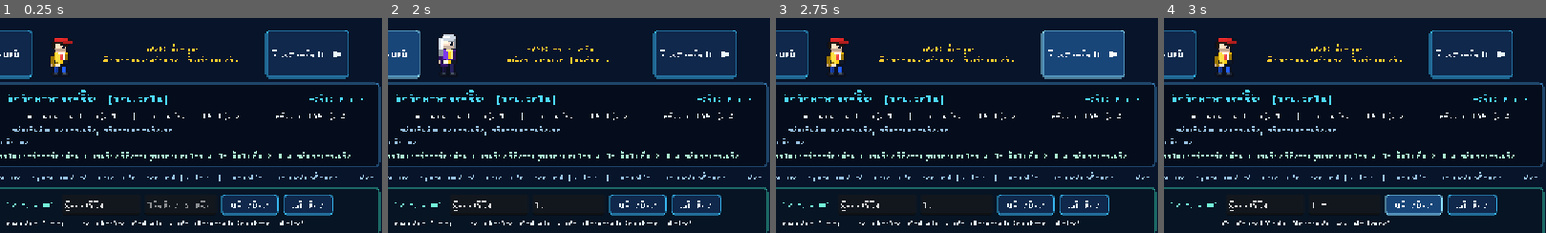
Above: before the commit, frames 1-4 (left to right).
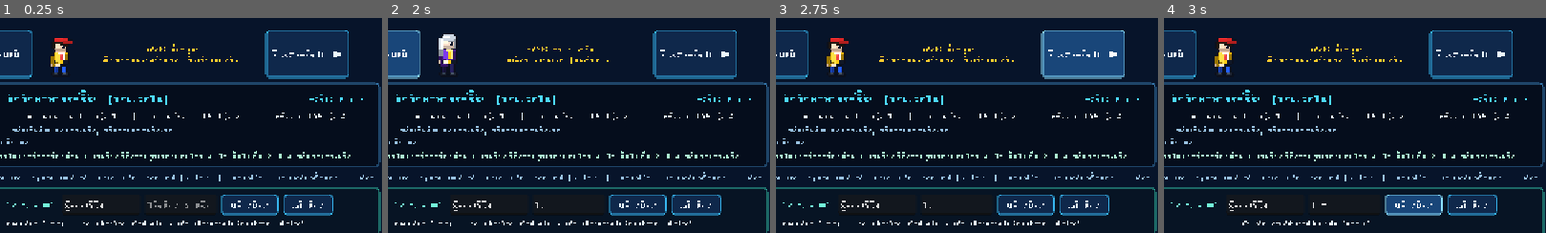
Above: after the commit, the same moments.

Repository: dinokxrn/star-stream-survivor
Game: Godot game, scene res://scenes/Main.tscn
The game is run twice, just before and just after one commit, with the same random seed, the same clock (stepped at 60 frames per second) and the same inputs.
Inputs (mouse positions are % of the whole screen's width and height, from its top left):
- Up to frame 1 (0.25 s): no input
- Up to frame 2 (2 s): click (55, 61) at 0.52 s; type "12" at 0.6 s; click "◀ ตัวละครก่อนหน้า" at 1.25 s
- Up to frame 3 (2.75 s): click "ตัวละครถัดไป ▶" at 2 s
- Up to frame 4 (3 s): click "สร้างห้อง" at 2.75 s
The pictures show only the part of the screen within x 31-81%, y 18-68%; the shares and areas given below are measured in that part.

Frames 1-3 are identical in both runs. In frame 4, 0.3% of the frame differs, in the area x 15-59%, y 94-97%.

Commit message:
Remove probability HP drain; add dramatic Apocalypse Dragon cinematic intro cutscene

Diff:
--- a/godot_project/scripts/autoload/GameState.gd
+++ b/godot_project/scripts/autoload/GameState.gd
@@ -430,7 +430,7 @@
 
 
 func is_apocalypse_dragon_triggered(stage_num: int) -> bool:
-	if get_probability_overflow(stage_num) >= 5:
+	if get_probability_overflow(stage_num) >= 1:
 		return true
 	if coins > _coin_audit_cap + 300 or coins >= 12000:
 		return true
--- a/godot_project/scripts/ui/ModalsController.gd
+++ b/godot_project/scripts/ui/ModalsController.gd
@@ -223,13 +223,13 @@
 	var lv_over := GameState.get_probability_overflow(ScenarioManager.current_stage)
 	var prob_lbl := Label.new()
 	if lv_over > 0:
-		prob_lbl.text = "⚡ ระดับพลังรวม: Lv.%d / เพดานบทละครที่ %d: Lv.%d  —  เกินเพดาน (+%d)! พายุความเป็นไปได้กำลังลงโทษ (ขยับไม่ได้ + เลือดลดต่อเนื่อง)!" % [lv_now, ScenarioManager.current_stage, lv_cap, lv_over]
-		prob_lbl.add_theme_color_override("font_color", Color(1.0, 0.32, 0.65))
+		prob_lbl.text = "🐉 ระดับพลังรวม: Lv.%d / เพดานบทละครที่ %d: Lv.%d  —  เกินเพดานแล้ว! 'มังกรแห่งวันสิ้นโลก' กำลังตื่นขึ้น!" % [lv_now, ScenarioManager.current_stage, lv_cap]
+		prob_lbl.add_theme_color_override("font_color", Color(1.0, 0.25, 0.35))
 	elif lv_now == lv_cap:
-		prob_lbl.text = "⚠ ระดับพลังรวม: Lv.%d / เพดานบทละครที่ %d: Lv.%d  —  ถึงเพดานแล้ว! อัปเกินจะโดนบทลงโทษแห่งความเป็นไปได้" % [lv_now, ScenarioManager.current_stage, lv_cap]
+		prob_lbl.text = "⚠ ระดับพลังรวม: Lv.%d / เพดานบทละครที่ %d: Lv.%d  —  ถึงเพดานแล้ว! หากอัปเกิน 'มังกรแห่งวันสิ้นโลก' จะออกมาพิพากษาทันที" % [lv_now, ScenarioManager.current_stage, lv_cap]
 		prob_lbl.add_theme_color_override("font_color", Color(1.0, 0.80, 0.25))
 	else:
-		prob_lbl.text = "ระดับพลังรวม: Lv.%d / เพดานความเป็นไปได้บทละครที่ %d: Lv.%d (อัปเพิ่มได้อีก %d Lv อย่างปลอดภัย)" % [lv_now, ScenarioManager.current_stage, lv_cap, lv_cap - lv_now]
+		prob_lbl.text = "ระดับพลังรวม: Lv.%d / เพดานบทละครที่ %d: Lv.%d (อัปเพิ่มได้อีก %d Lv ก่อนมังกรแห่งวันสิ้นโลกจะตื่น)" % [lv_now, ScenarioManager.current_stage, lv_cap, lv_cap - lv_now]
 		prob_lbl.add_theme_color_override("font_color", Color(0.58, 0.92, 1.0))
 	prob_lbl.autowrap_mode = TextServer.AUTOWRAP_WORD_SMART
 	prob_lbl.add_theme_font_size_override("font_size", 14)
--- a/godot_project/scripts/world/SubwayStage.gd
+++ b/godot_project/scripts/world/SubwayStage.gd
@@ -49,17 +49,15 @@
 var _net_player_tick: float = 0.0
 var _net_enemy_tick: float = 0.0
 
-# Probability Storm Penalty (exceeding scenario level cap)
-var _prob_drain_tick: float = 0.0
-var _prob_bind_cd: float = 4.0
-var _prob_bind_timer: float = 0.0
-var _prob_warned: bool = false
-
-# Apocalypse Dragon (Forced Execution for heavy over-leveling or coin cheating)
+# Apocalypse Dragon (Cinematic Intro + Forced Execution for over-leveling or coin cheating)
 var _dragon_spawned: bool = false
 var _dragon_node: Node2D = null
 var _dragon_sprite: AnimatedSprite2D = null
+var _dragon_cutscene_layer: CanvasLayer = null
+var _dragon_title_lbl: Label = null
+var _dragon_sub_lbl: Label = null
 var _dragon_phase_timer: float = 0.0
+var _dragon_stage2_done: bool = false
 var _dragon_executed: bool = false
 
 
@@ -650,25 +648,65 @@
 func _summon_apocalypse_dragon() -> void:
 	_dragon_spawned = true
 	_dragon_phase_timer = 0.0
+	_dragon_stage2_done = false
 	_dragon_executed = false
 	GameState.forced_dragon_death = true
 	player.controls_locked = true
 	SfxManager.play_bgm("bgm_boss")
 	SfxManager.play("skill")
 	SfxManager.play("hurt")
-	trigger_screen_shake(12.0, 0.90)
-	hazard_status_changed.emit("🐉 [มังกรแห่งวันสิ้นโลกปรากฏตัว!] ผู้ฝ่าฝืนความเป็นไปได้ / โกงระบบต้องตายสถานเดียว!")
-	ScenarioManager.constellation_message.emit("[★ หายนะระดับสูงสุด! 'มังกรแห่งวันสิ้นโลก' ตื่นขึ้นเพื่อพิพากษาผู้โกงเลเวล/เหรียญ! ★]", 0)
+	trigger_screen_shake(10.0, 1.2)
+	hazard_status_changed.emit("🐉 [มังกรแห่งวันสิ้นโลกปรากฏตัว!]")
+	ScenarioManager.constellation_message.emit("[★ หายนะระดับสูงสุด! 'มังกรแห่งวันสิ้นโลก' ตื่นขึ้นจากการฝ่าฝืนบทละคร! ★]", 0)
+
+	# Cinematic Letterbox + Dramatic Intro Overlay
+	_dragon_cutscene_layer = CanvasLayer.new()
+	_dragon_cutscene_layer.layer = 30
+	add_child(_dragon_cutscene_layer)
+
+	var top_bar := ColorRect.new()
+	top_bar.position = Vector2(0, 0)
+	top_bar.size = Vector2(1280, 96)
+	top_bar.color = Color(0.03, 0.0, 0.02, 0.92)
+	_dragon_cutscene_layer.add_child(top_bar)
+
+	var bot_bar := ColorRect.new()
+	bot_bar.position = Vector2(0, 600)
+	bot_bar.size = Vector2(1280, 120)
+	bot_bar.color = Color(0.03, 0.0, 0.02, 0.92)
+	_dragon_cutscene_layer.add_child(bot_bar)
+
+	var px_font := UiTheme.load_pixel_font()
+	_dragon_title_lbl = Label.new()
+	_dragon_title_lbl.text = "⚠  ผนึกแห่งความเป็นไปได้แตกสลาย!  ⚠"
+	_dragon_title_lbl.position = Vector2(140, 22)
+	_dragon_title_lbl.custom_minimum_size = Vector2(1000, 56)
+	_dragon_title_lbl.horizontal_alignment = HORIZONTAL_ALIGNMENT_CENTER
+	_dragon_title_lbl.add_theme_font_override("font", px_font)
+	_dragon_title_lbl.add_theme_font_size_override("font_size", 32)
+	_dragon_title_lbl.add_theme_color_override("font_color", Color(1.0, 0.25, 0.30))
+	_dragon_cutscene_layer.add_child(_dragon_title_lbl)
+
+	_dragon_sub_lbl = Label.new()
+	_dragon_sub_lbl.text = "ท้องฟ้าเหนือขบวนรถไฟถูกย้อมด้วยเปลวเพลิงสีเลือด..."
+	_dragon_sub_lbl.position = Vector2(120, 624)
+	_dragon_sub_lbl.custom_minimum_size = Vector2(1040, 72)
+	_dragon_sub_lbl.horizontal_alignment = HORIZONTAL_ALIGNMENT_CENTER
+	_dragon_sub_lbl.autowrap_mode = TextServer.AUTOWRAP_WORD_SMART
+	_dragon_sub_lbl.add_theme_font_override("font", px_font)
+	_dragon_sub_lbl.add_theme_font_size_override("font_size", 24)
+	_dragon_sub_lbl.add_theme_color_override("font_color", Color(1.0, 0.88, 0.45))
+	_dragon_cutscene_layer.add_child(_dragon_sub_lbl)
 
 	_dragon_node = Node2D.new()
 	var side := 1.0 if player.global_position.x < STAGE_WIDTH - 140.0 else -1.0
-	_dragon_node.position = Vector2(player.global_position.x + side * 140.0, 30.0)
+	_dragon_node.position = Vector2(player.global_position.x + side * 190.0, -40.0)
 	_dragon_node.z_index = 25
 	add_child(_dragon_node)
 
 	_dragon_sprite = AnimatedSprite2D.new()
 	_dragon_sprite.texture_filter = CanvasItem.TEXTURE_FILTER_NEAREST
-	_dragon_sprite.scale = Vector2(2.3, 2.3)
+	_dragon_sprite.scale = Vector2(2.5, 2.5)
 	_dragon_sprite.flip_h = side < 0.0
 	var sf := SpriteFrames.new()
 	var tex := SpriteLoader.load_tex("res://assets/sprites/enemy_dragon.png")
@@ -689,45 +727,67 @@
 
 	var lbl := Label.new()
 	lbl.text = "🐉 มังกรแห่งวันสิ้นโลก [HP 999,999]"
-	lbl.position = Vector2(-90, -76)
-	lbl.custom_minimum_size = Vector2(180, 18)
+	lbl.position = Vector2(-95, -82)
+	lbl.custom_minimum_size = Vector2(190, 18)
 	lbl.horizontal_alignment = HORIZONTAL_ALIGNMENT_CENTER
-	lbl.add_theme_font_override("font", UiTheme.load_pixel_font())
+	lbl.add_theme_font_override("font", px_font)
 	lbl.add_theme_font_size_override("font_size", 10)
 	lbl.add_theme_color_override("font_color", Color(1.0, 0.25, 0.35))
 	_dragon_node.add_child(lbl)
 
-	VfxManager.spawn_vfx("fire_bomb", self, _dragon_node.position, false, 1.15)
-	VfxManager.spawn_vfx("lightning", self, player.global_position + Vector2(0, -18), false, 0.95)
-	player.spawn_floating_text("🐉 มังกรแห่งวันสิ้นโลก!", Color(1.0, 0.22, 0.28))
+	VfxManager.spawn_vfx("lightning", self, player.global_position + Vector2(0, -18), false, 1.0)
 
 
 func _update_apocalypse_dragon(delta: float) -> void:
 	_dragon_phase_timer += delta
 	player.controls_locked = true
+	if camera != null:
+		camera.zoom = camera.zoom.lerp(Vector2(1.75, 1.75), minf(1.0, delta * 2.2))
 	if _dragon_node != null and is_instance_valid(_dragon_node):
 		var side := 1.0 if player.global_position.x < STAGE_WIDTH - 140.0 else -1.0
 		var hover_target := Vector2(player.global_position.x + side * 66.0, FLOOR_Y - 58.0 + sin(_dragon_phase_timer * 6.0) * 6.0)
-		_dragon_node.position = _dragon_node.position.lerp(hover_target, minf(1.0, delta * 3.8))
-	if _dragon_phase_timer >= 1.65 and not _dragon_executed:
+		_dragon_node.position = _dragon_node.position.lerp(hover_target, minf(1.0, delta * 2.8))
+
+	# Cutscene Beat 2: Dragon lands & roars its title
+	if _dragon_phase_timer >= 1.35 and not _dragon_stage2_done:
+		_dragon_stage2_done = true
+		SfxManager.play("skill")
+		trigger_screen_shake(14.0, 0.70)
+		if _dragon_title_lbl != null:
+			_dragon_title_lbl.text = "🐉  มังกรแห่งวันสิ้นโลก (APOCALYPSE DRAGON)  🐉"
+		if _dragon_sub_lbl != null:
+			_dragon_sub_lbl.text = "\"ผู้ฝ่าฝืนกฎเกณฑ์แห่งบทละคร... จงมอดไหม้ไปพร้อมกับความว่างเปล่า!\""
+		if _dragon_node != null:
+			VfxManager.spawn_vfx("fire_bomb", self, _dragon_node.position, false, 1.25)
+			VfxManager.spawn_vfx("mana_burst", self, _dragon_node.position, false, 1.15)
+		player.spawn_floating_text("🐉 มังกรแห่งวันสิ้นโลก!", Color(1.0, 0.22, 0.28))
+
+	# Cutscene Beat 3: Apocalyptic Fire Breath — Forced Instant Death
+	if _dragon_phase_timer >= 2.85 and not _dragon_executed:
 		_dragon_executed = true
 		if _dragon_sprite != null and _dragon_sprite.sprite_frames.has_animation("breath"):
 			_dragon_sprite.play("breath")
+		if _dragon_sub_lbl != null:
+			_dragon_sub_lbl.text = "🔥 เพลิงพิพากษาแห่งวันสิ้นโลก — ไม่สามารถป้องกันหรือหลบหนีได้! 🔥"
 		SfxManager.play("skill")
 		SfxManager.play("hurt")
-		trigger_screen_shake(16.0, 0.65)
-		VfxManager.spawn_vfx("fire_bomb", self, player.global_position + Vector2(0, -16), false, 1.35)
-		VfxManager.spawn_vfx("lightning", self, player.global_position + Vector2(0, -20), false, 1.15)
-		VfxManager.spawn_vfx("ground_slam", self, player.global_position, false, 1.10)
-		VfxManager.spawn_vfx("impact_frame", self, player.global_position + Vector2(0, -16), false, 0.95)
+		trigger_screen_shake(18.0, 0.75)
+		VfxManager.spawn_vfx("fire_bomb", self, player.global_position + Vector2(0, -16), false, 1.45)
+		VfxManager.spawn_vfx("lightning", self, player.global_position + Vector2(0, -20), false, 1.25)
+		VfxManager.spawn_vfx("ground_slam", self, player.global_position, false, 1.20)
+		VfxManager.spawn_vfx("impact_frame", self, player.global_position + Vector2(0, -16), false, 1.05)
 		player.spawn_floating_text("🐉 พิพากษาแห่งวันสิ้นโลก -99999!", Color(1.0, 0.18, 0.24))
 		GameState.shield_hp = 0
 		GameState.hp = 0
 		GameState.hp_mp_changed.emit()
-		var reason := "คุณถูก 'มังกรแห่งวันสิ้นโลก' พิพากษาจนสิ้นชีพ! (อัปเลเวลเกินเพดานบทละครมากเกินไป หรือตรวจพบการโกงเหรียญ)"
+		var reason := "คุณถูก 'มังกรแห่งวันสิ้นโลก' พิพากษาจนสิ้นชีพ! (เลเวลเกินเพดานบทละคร หรือตรวจพบการโกงเหรียญ)"
 		var tw := create_tween()
-		tw.tween_interval(0.75)
-		tw.tween_callback(func(): apocalypse_dragon_killed_player.emit(reason))
+		tw.tween_interval(0.95)
+		tw.tween_callback(func():
+			if _dragon_cutscene_layer != null and is_instance_valid(_dragon_cutscene_layer):
+				_dragon_cutscene_layer.queue_free()
+			apocalypse_dragon_killed_player.emit(reason)
+		)
 
 
 func _process(delta: float) -> void:
@@ -803,54 +863,6 @@
 			camera.offset = Vector2.ZERO
 			_shake_strength = 0.0
 
-	# Probability Storm Penalty when total stat level exceeds Scenario cap!
-	if player != null and is_instance_valid(player) and ScenarioManager.is_active and GameState.hp > 0:
-		var over_lv := GameState.get_probability_overflow(stage_num)
-		if over_lv > 0:
-			var cur_lv := GameState.get_total_level()
-			var cap_lv := GameState.get_stage_level_cap(stage_num)
-			hazard_status_changed.emit("⚡ [พายุแห่งความเป็นไปได้!] เลเวลเกินเพดาน (Lv.%d/%d) — โดนตรึง & เลือดลดต่อเนื่อง!" % [cur_lv, cap_lv])
-			if not _prob_warned:
-				_prob_warned = true
-				var msg := "[⚡ กำแพงที่สี่สั่นสะเทือน! พายุแห่งความเป็นไปได้กำลังลงทัณฑ์ผู้ฝ่าฝืนเพดานบทละคร!]" if GameState.current_attribute_id == "apocalypse_reader" else "[⚡ คำเตือนจาก Star Stream! เลเวลของคุณเกินเพดานความเป็นไปได้ของบทละครนี้!]"
-				ScenarioManager.constellation_message.emit(msg, 0)
-			# Continuous HP drain scaling with overflow
-			_prob_drain_tick += delta
-			if _prob_drain_tick >= 1.15:
-				_prob_drain_tick = 0.0
-				var drain := 5 + over_lv * 3
-				GameState.hp = maxi(0, GameState.hp - drain)
-				GameState.hp_mp_changed.emit()
-				SfxManager.play("hurt")
-				VfxManager.spawn_vfx("dark_orb", self, player.global_position + Vector2(0, -16), false, 0.35)
-				player.spawn_floating_text("⚡ ความเป็นไปได้ -%d" % drain, Color(0.95, 0.25, 0.98))
-				if GameState.hp <= 0:
-					player.player_died.emit()
-			# Periodic Probability Bind (locks movement!)
-			if _prob_bind_timer > 0.0:
-				_prob_bind_timer -= delta
-				player.controls_locked = true
-				if _prob_bind_timer <= 0.0:
-					player.controls_locked = false
-			else:
-				_prob_bind_cd -= delta
-				if _prob_bind_cd <= 0.0:
-					_prob_bind_cd = maxf(3.2, 5.2 - float(over_lv) * 0.25)
-					_prob_bind_timer = 1.65
-					player.controls_locked = true
-					SfxManager.play("skill")
-					VfxManager.spawn_vfx("lightning", self, player.global_position + Vector2(0, -18), false, 0.72)
-					trigger_screen_shake(5.5, 0.24)
-					player.spawn_floating_text("⚡ ถูกความเป็นไปได้ตรึง! ขยับไม่ได้!", Color(1.0, 0.32, 0.95))
-		else:
-			if _prob_bind_timer > 0.0:
-				_prob_bind_timer = 0.0
-				player.controls_locked = false
-			if _prob_warned:
-				_prob_warned = false
-				hazard_status_changed.emit("")
-			_prob_drain_tick = 0.0
-
 	# Stage 1 Farm mode periodic reinforcements
 	if stage_num == 1 and ScenarioManager.is_farming and player != null:
 		_farm_spawn_timer -= delta
Not shown, changed: build/web/index.pck
